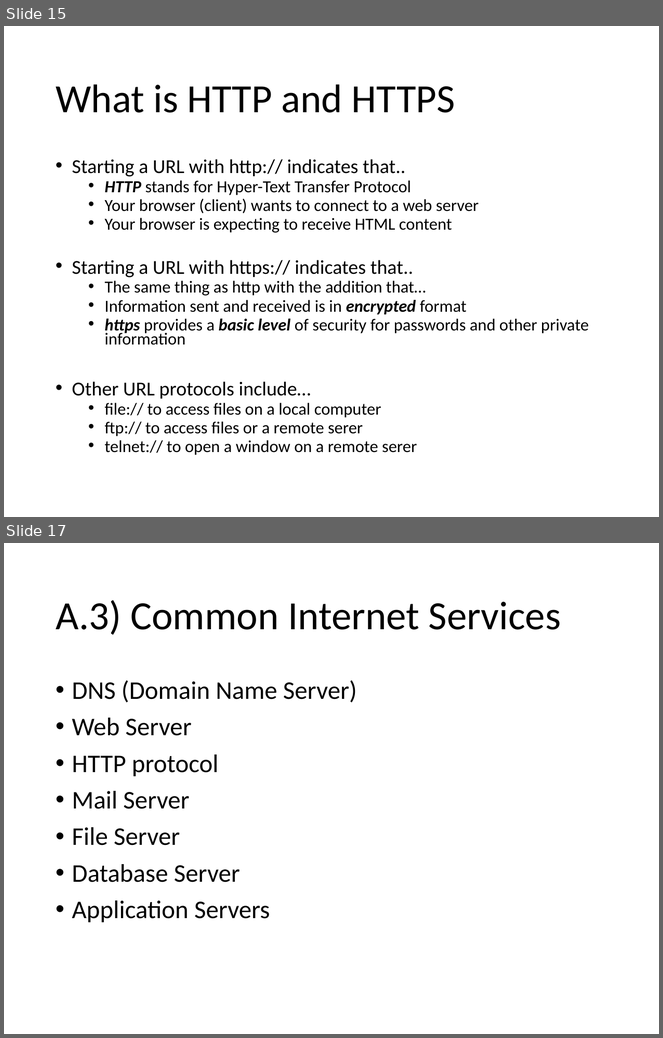
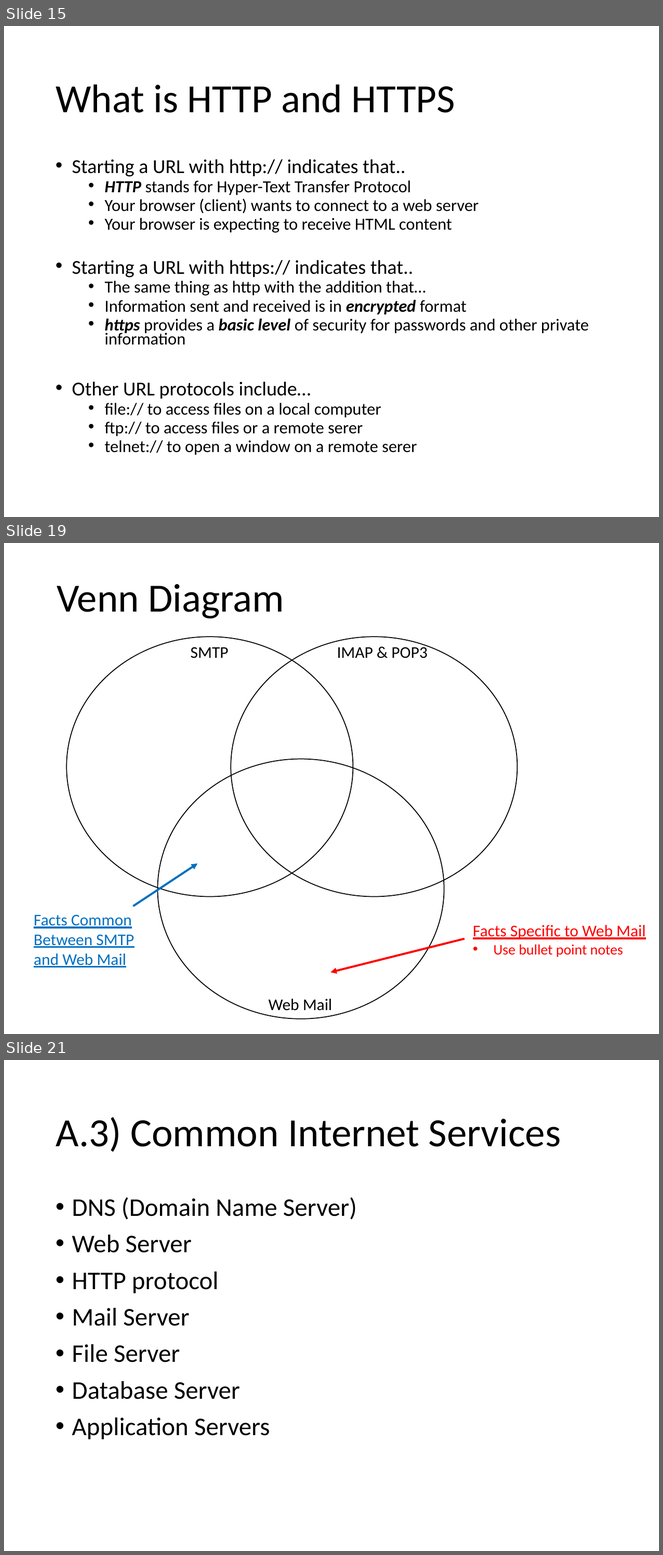
Before and after one commit to Greg5519/ICS3C0, a slide deck: Topic A Computer Systems/A.8 Lesson - World Wide Web.pptx. Shown one above the other, each under a label of ours: slides 15 and 17 before the commit, slides 15, 19 and 21 after it; the slides between them are not shown. The pictures are 663x1038 and 663x1555 pixels, drawn with LibreOffice and Linux fonts; fonts in the diff are those of the drawing. Boxes give left, top, right and bottom in pixels: in the first picture for what was removed or moved away, otherwise in the second. Text is boxed around its words. In the diff, an @@ line names an element or a change of style, - is before the commit and + after.

```diff
--- a/Topic A Computer Systems/A.8 Lesson - World Wide Web.pptx
+++ b/Topic A Computer Systems/A.8 Lesson - World Wide Web.pptx
@@ slide 19 added at <box>4,543,659,1034</box>, background #FFFFFF @@
@@ title added at <box>57,584,284,619</box>, 44 pt, text #000000 @@
+Venn Diagram
@@ ellipse added at <box>67,637,353,897</box>, outline #000000 1 pt @@
@@ text added at <box>191,647,229,658</box>, 18 pt, text #000000 @@
+SMTP
@@ ellipse added at <box>231,637,517,897</box>, outline #000000 1 pt @@
@@ text added at <box>337,644,427,658</box>, 18 pt, text #000000 @@
+IMAP & POP3
@@ ellipse added at <box>158,759,444,1019</box>, outline #000000 1 pt @@
@@ arrow added from (133, 906) to (198, 864), #0070C0 2.25 pt @@
@@ text added at <box>34,915,134,968</box>, 18 pt, text #0070C0, underline @@
+Facts Common
+Between SMTP
+and Web Mail
@@ text added at <box>473,925,646,957</box>, 18 pt, text #FF0000, underline @@
+Facts Specific to Web Mail
+• Use bullet point notes
@@ arrow added from (465, 939) to (330, 973), #FF0000 2.25 pt @@
@@ text added at <box>269,999,332,1011</box>, 18 pt, text #000000 @@
+Web Mail
@@ what was slide 17 is now slide 21 @@
```
Also in this commit, not shown: 1 slide changed, 3 other slides added, 2 other files.
